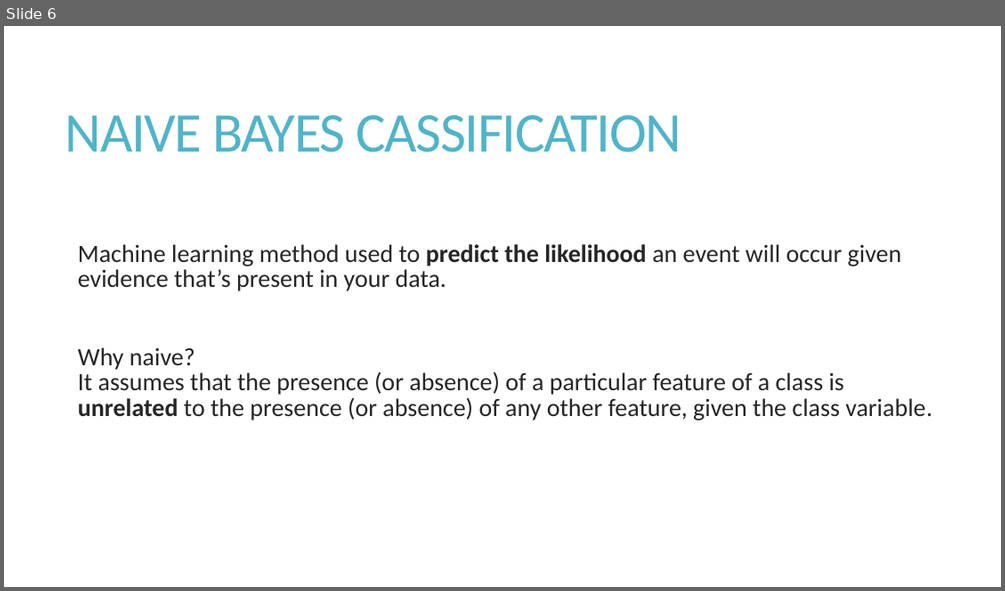
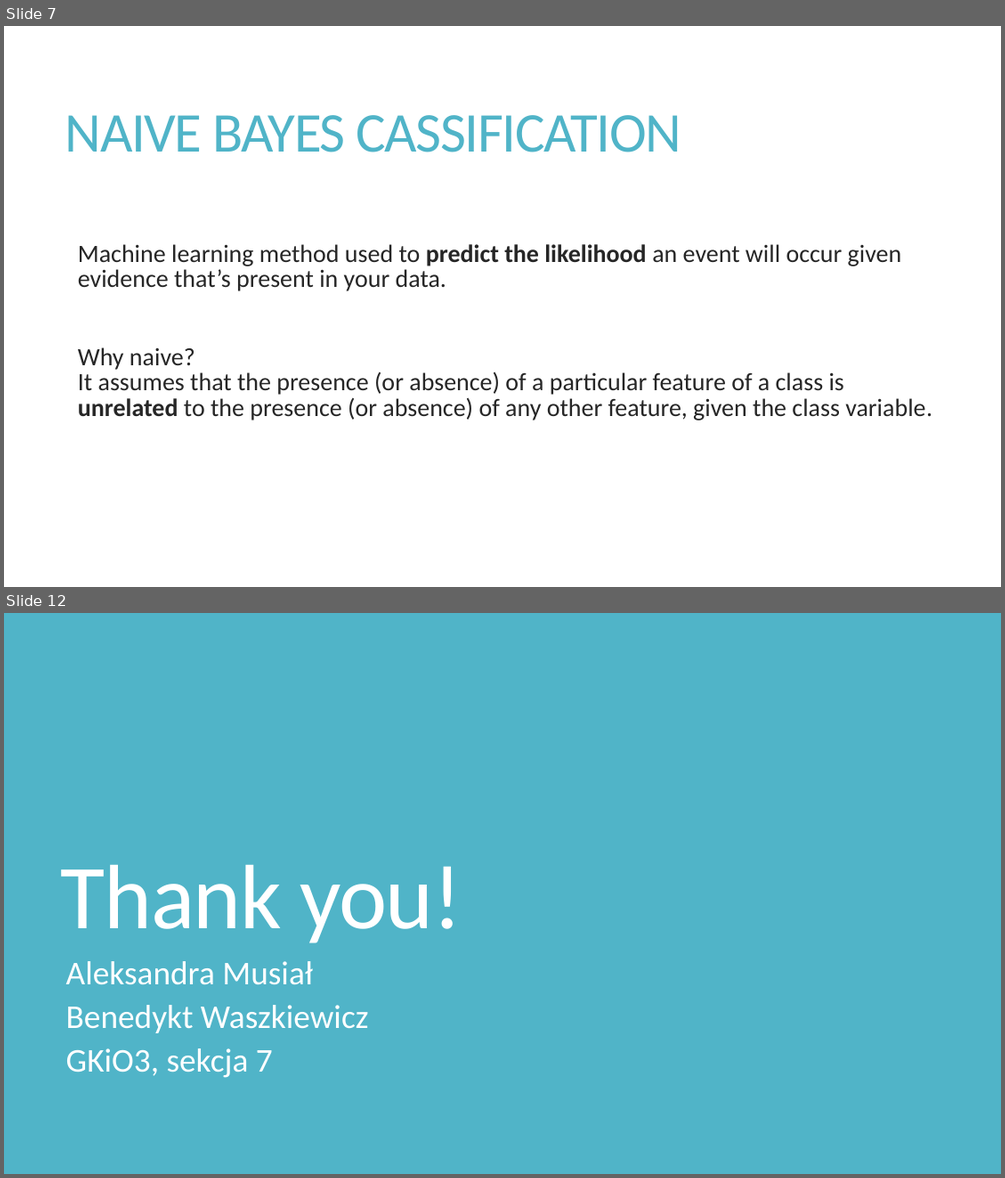
Before and after one commit to bwaszkiewicz/MoviePlots, a slide deck: Documentation/ANG/BIAI_presentation.pptx. Shown one above the other, each under a label of ours: slide 6 before the commit, slides 7 and 12 after it; the slides between them are not shown. The pictures are 1005x591 and 1005x1178 pixels, drawn with LibreOffice and Linux fonts; fonts in the diff are those of the drawing. Boxes give left, top, right and bottom in pixels: in the first picture for what was removed or moved away, otherwise in the second. Text is boxed around its words. In the diff, an @@ line names an element or a change of style, - is before the commit and + after.

```diff
--- a/Documentation/ANG/BIAI_presentation.pptx
+++ b/Documentation/ANG/BIAI_presentation.pptx
@@ slide 12 added at <box>4,613,1001,1174</box>, background #50B4C8 @@
@@ title added at <box>61,864,461,943</box>, 88 pt, text #FFFFFF @@
+Thank you!
@@ subtitle added at <box>66,961,369,1078</box>, 32 pt, text #FFFFFF @@
+Aleksandra Musiał
+Benedykt Waszkiewicz
+GKiO3, sekcja 7
@@ what was slide 6 is now slide 7 @@
```
Also in this commit, not shown: 5 slides changed, 1 other slide added.
